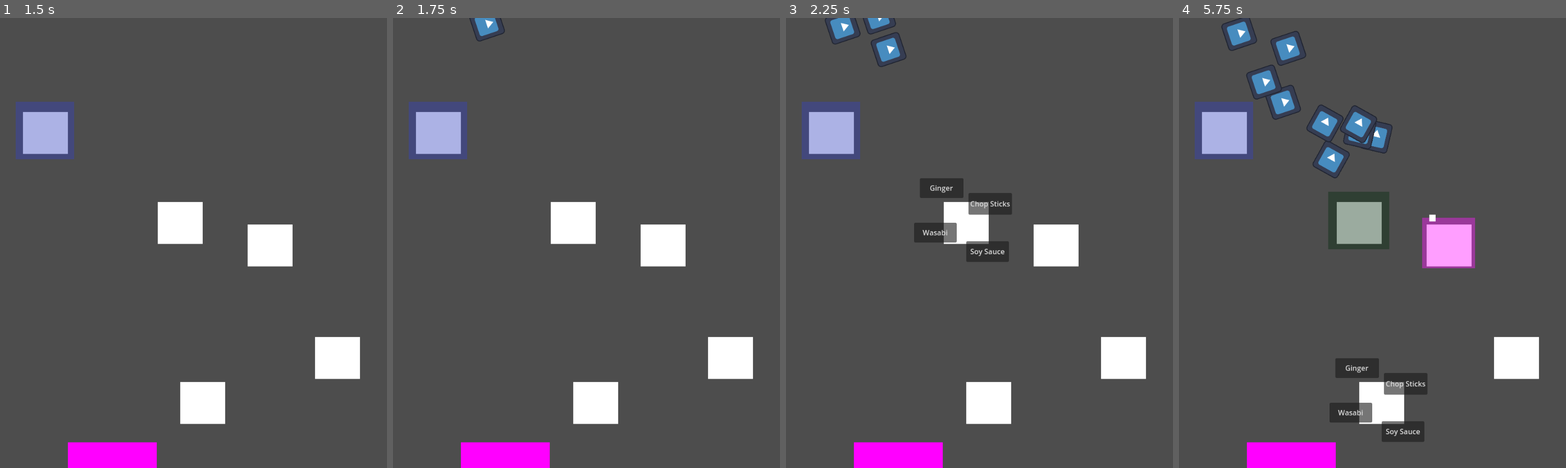
Above: before the commit, frames 1-4 (left to right).
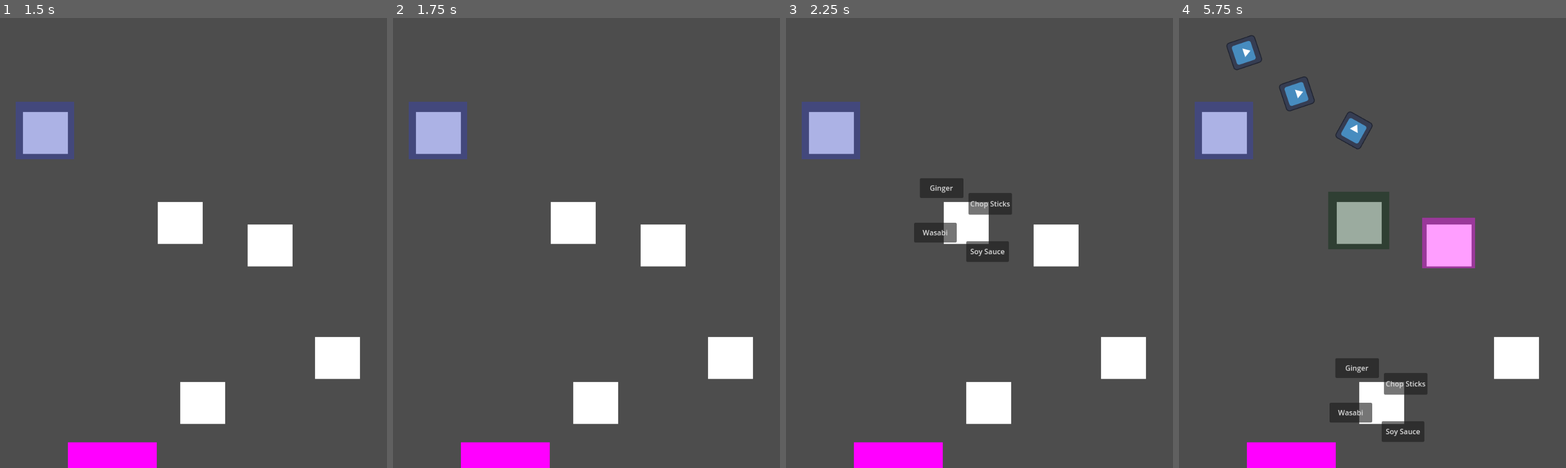
Above: after the commit, the same moments.

Repository: john9francis/sushi-attack
Game: Godot game, scene res://scripts/main.tscn
The game is run twice, just before and just after one commit, with the same random seed, the same clock (stepped at 60 frames per second) and the same inputs. The engine's default icon, where the game draws it, is replaced by a stand-in: a white triangle on a blue panel in a dark square.
Inputs (mouse positions are in pixels of both pictures, inside the frame that each line leads up to):
- Up to frame 1 (1.5 s): tap Enter at 0.5 s; move the mouse to (46, 130) at 0.52 s; press the mouse at (46, 130) at 0.53 s; release the mouse at (46, 130) at 1.25 s; click "Chop Sticks" at 1.25 s
- Up to frame 2 (1.75 s): no input
- Up to frame 3 (2.25 s): move the mouse to (967, 220) at 2.02 s; click (967, 220) at 2.1 s
- Up to frame 4 (5.75 s): click "Soy Sauce" at 2.75 s; move the mouse to (1449, 243) at 3.52 s; press the mouse at (1449, 243) at 3.53 s; release the mouse at (1449, 243) at 4.25 s; click "Ginger" at 4.25 s; move the mouse to (1384, 400) at 5.02 s; click (1384, 400) at 5.1 s

Frame 1 is identical in both runs. In frame 2, 0.2% of the frame differs, in the area x 19-29%, y 0-6%; in frame 3, 0.7%; in frame 4, 2.8%, in the area x 10-67%, y 0-46%.

Commit message:
starting Hud

Diff:
--- /dev/null
+++ b/scripts/hud.gd
@@ -0,0 +1,13 @@
+extends CanvasLayer
+
+var LevelScene : PackedScene
+
+
+# Called when the node enters the scene tree for the first time.
+func _ready():
+	pass # Replace with function body.
+
+
+# Called every frame. 'delta' is the elapsed time since the previous frame.
+func _process(delta):
+	pass
--- a/scripts/hud.tscn
+++ b/scripts/hud.tscn
@@ -1,12 +1,10 @@
-[gd_scene format=3 uid="uid://cmaesvuc5l4a7"]
+[gd_scene load_steps=2 format=3 uid="uid://cmaesvuc5l4a7"]
 
-[node name="Control" type="Control"]
-layout_mode = 3
-anchors_preset = 0
-offset_right = 996.0
-offset_bottom = 983.0
+[ext_resource type="Script" path="res://scripts/hud.gd" id="1_ci1g7"]
 
-[node name="GUI" type="MarginContainer" parent="."]
-layout_mode = 0
-offset_right = 992.0
-offset_bottom = 997.0
+[node name="CanvasLayer" type="CanvasLayer"]
+script = ExtResource("1_ci1g7")
+
+[node name="Lives" type="Label" parent="."]
+offset_right = 40.0
+offset_bottom = 23.0
--- a/scripts/level.gd
+++ b/scripts/level.gd
@@ -68,8 +68,8 @@
 
 		#multipleEnemies = false
 
-		# reset the timer with a random value
-		$EnemySpawnTimer.start(randf())
+		# reset the timer with a random value from 1 to 2
+		$EnemySpawnTimer.start(randf() + 1)
 
 
 func _on_enemy_destination_area_entered(area):
